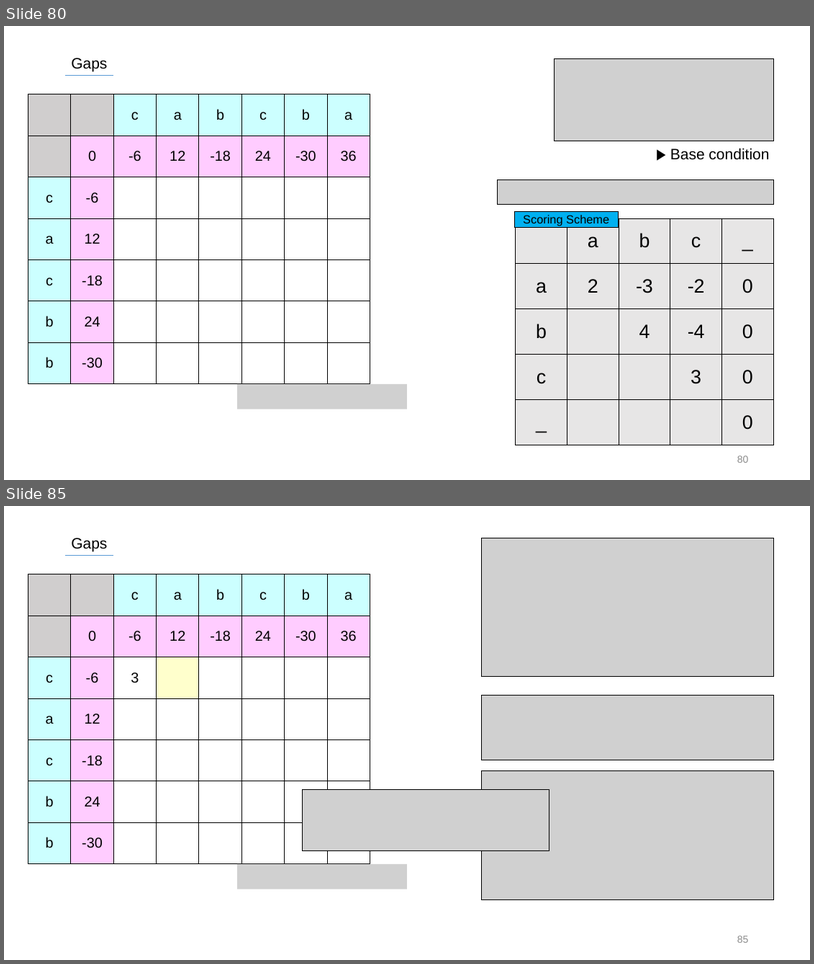
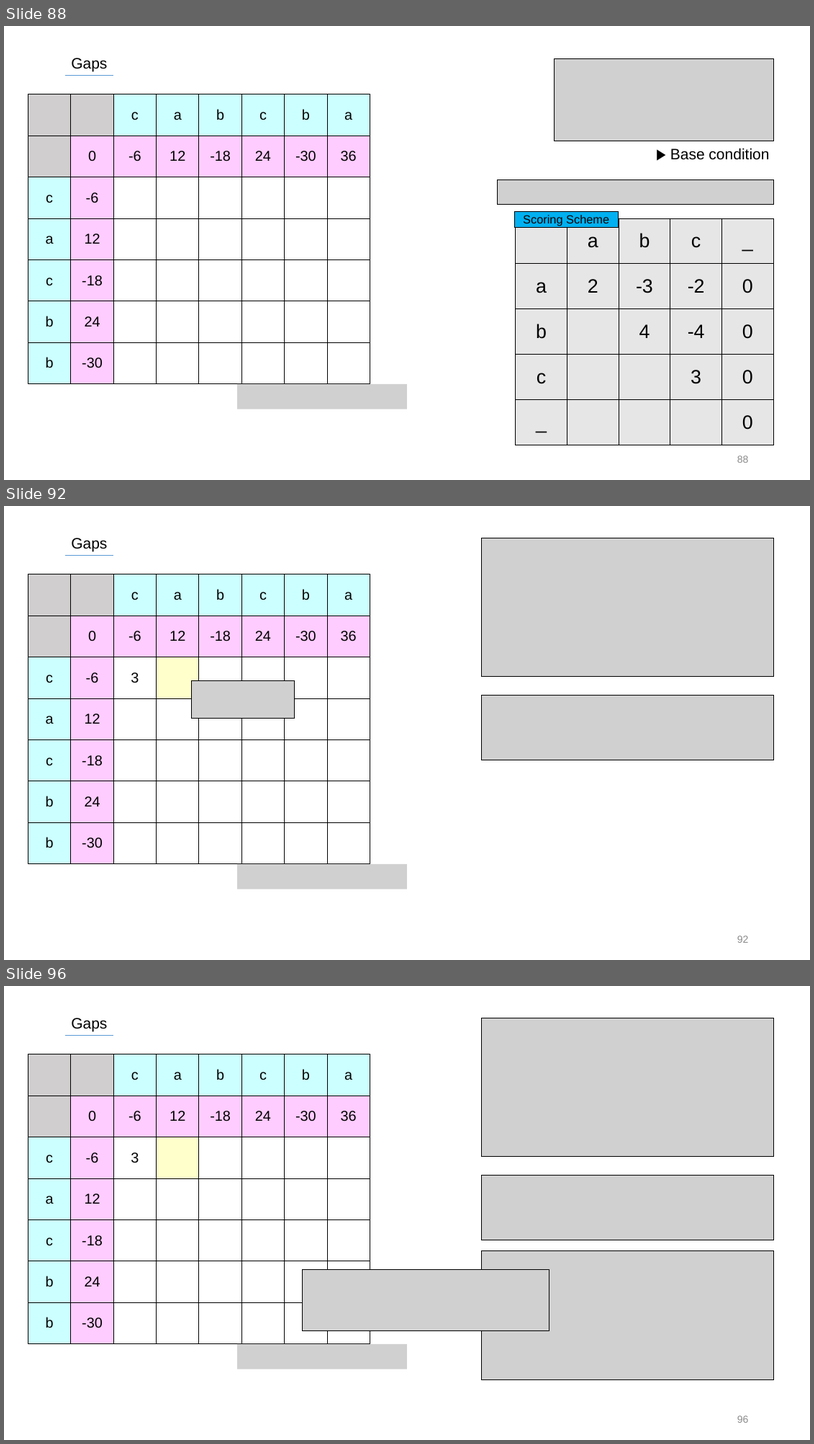
Before and after one commit to SiLviASizZ/HYU_2022, a slide deck: Intern/발표자료/0721/ASTS_0721.pptx. Shown one above the other, each under a label of ours: slides 80 and 85 before the commit, slides 88, 92 and 96 after it; the slides between them are not shown. The pictures are 814x964 and 814x1444 pixels, drawn with LibreOffice and Linux fonts; fonts in the diff are those of the drawing; grey boxes stand for pictures. Boxes give left, top, right and bottom in pixels: in the first picture for what was removed or moved away, otherwise in the second. Text is boxed around its words. In the diff, an @@ line names an element or a change of style, - is before the commit and + after.

```diff
--- a/Intern/발표자료/0721/ASTS_0721.pptx
+++ b/Intern/발표자료/0721/ASTS_0721.pptx
@@ slide 92 added at bbox=[4, 506, 810, 960], background #FFFFFF @@
@@ text added at bbox=[71, 538, 107, 552], 18 pt, text #000000 @@
+Gaps
@@ picture added at bbox=[482, 538, 774, 677] @@
@@ line added from (65, 556) to (113, 556), #5B9BD5 0.5 pt @@
@@ table added at bbox=[28, 574, 372, 864], 7 rows, 8 columns @@
+ |  | c | a | b | c | b | a
+ | 0 | -6 | 12 | -18 | 24 | -30 | 36
+c | -6 | 3 |  |  |  |  | 
+a | 12 |  |  |  |  |  | 
+c | -18 |  |  |  |  |  | 
+b | 24 |  |  |  |  |  | 
+b | -30 |  |  |  |  |  | 
@@ picture added at bbox=[191, 681, 294, 718] @@
@@ picture added at bbox=[482, 695, 774, 760] @@
@@ picture added at bbox=[237, 864, 407, 889] @@
@@ page number added at bbox=[738, 935, 749, 942], 12 pt, text #8C8C8C @@
+92
@@ what was slide 80 is now slide 88 @@
@@ page number at bbox=[738, 455, 749, 462]: text changed @@
-80
+88
@@ what was slide 85 is now slide 96 @@
```
Also in this commit, not shown: 34 slides changed, 28 other slides added.
